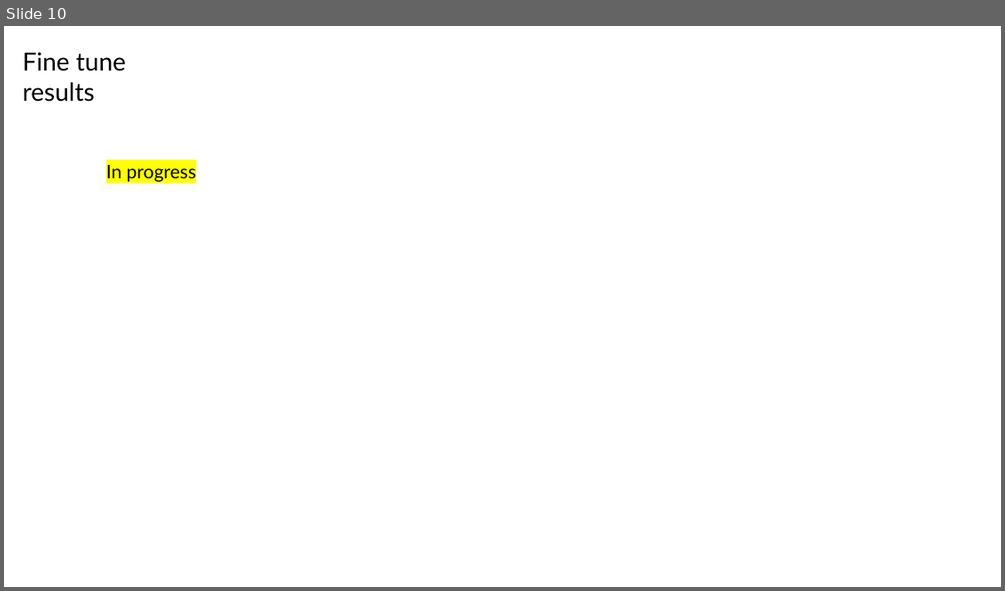
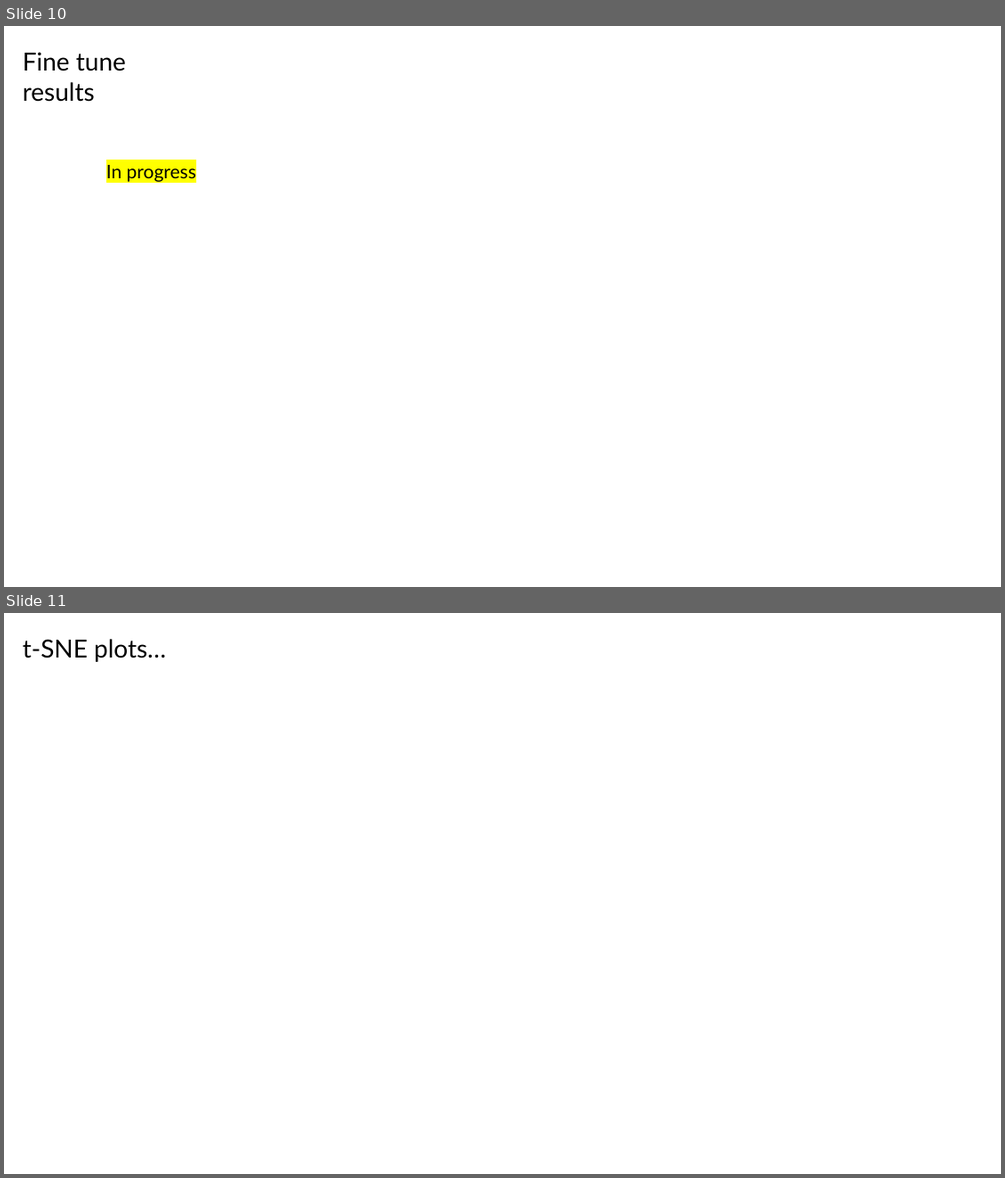
Before and after one commit to planaria158/BERT, a slide deck: Experiments.pptx. Shown one above the other, each under a label of ours: slide 10 before the commit, slides 10 and 11 after it. The pictures are 1005x591 and 1005x1178 pixels, drawn with LibreOffice and Linux fonts; fonts in the diff are those of the drawing. Boxes give left, top, right and bottom in pixels: in the first picture for what was removed or moved away, otherwise in the second. Text is boxed around its words. In the diff, an @@ line names an element or a change of style, - is before the commit and + after.

```diff
--- a/Experiments.pptx
+++ b/Experiments.pptx
@@ slide 11 added at <box>4,613,1001,1174</box>, background #FFFFFF @@
@@ text added at <box>23,639,166,662</box>, 24 pt, text #000000 @@
+t-SNE plots…
```
Also in this commit, not shown: 3 slides changed.
